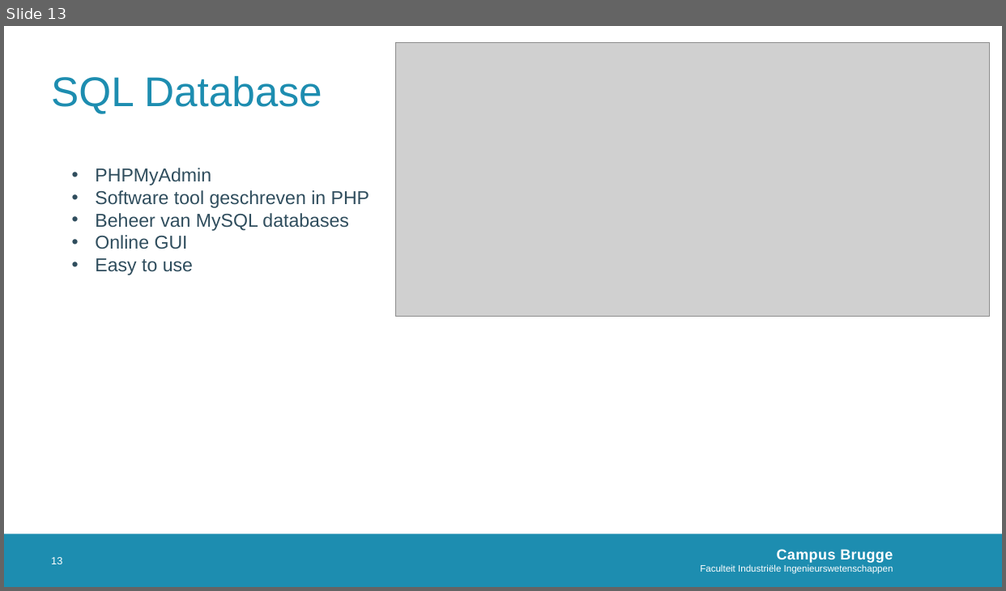
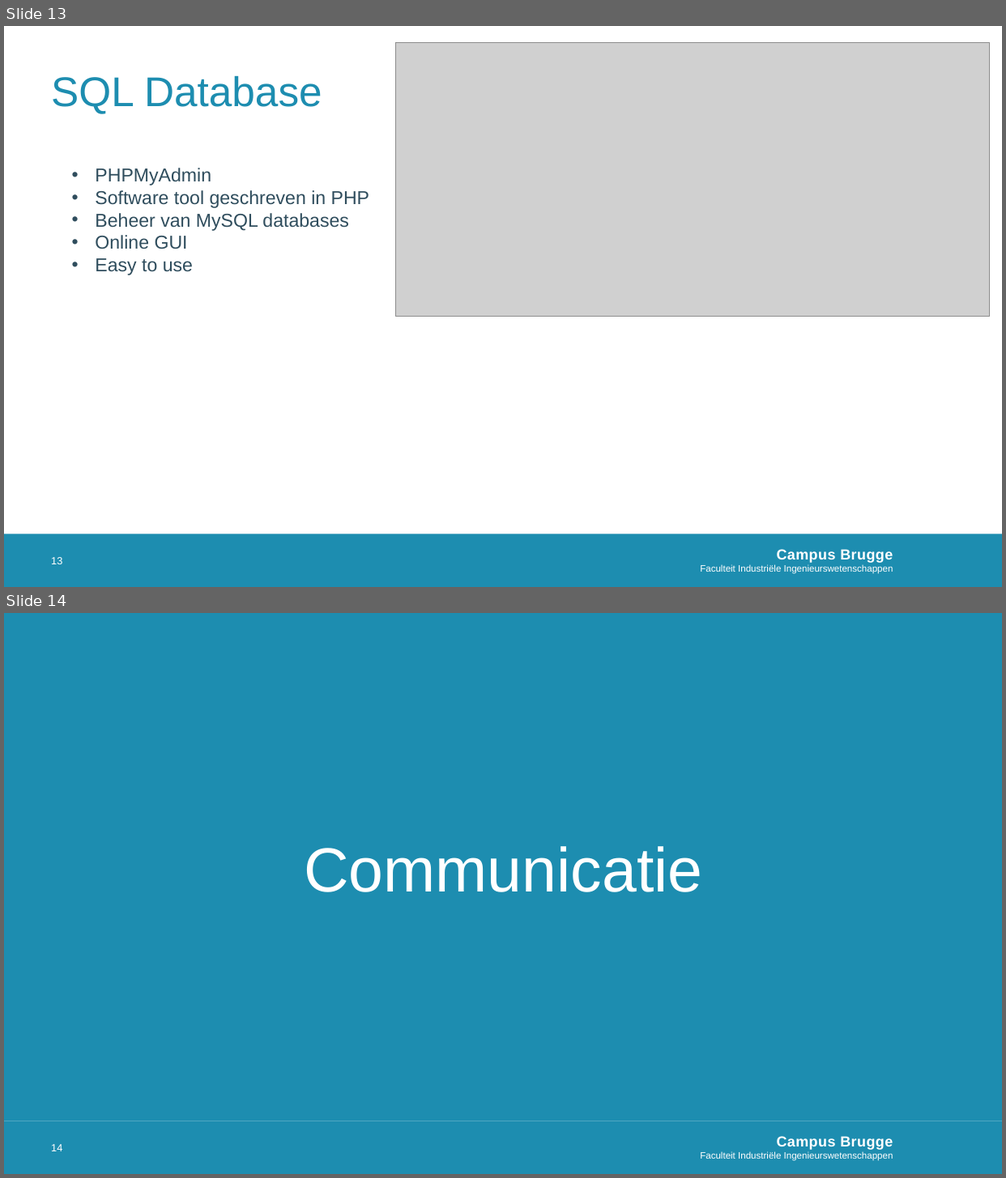
Before and after one commit to MichelDequick/E-ink-Room-Reservation-Display, a slide deck: Documentation/Presentatie.pptx. Shown one above the other, each under a label of ours: slide 13 before the commit, slides 13 and 14 after it. The pictures are 1006x591 and 1006x1178 pixels, drawn with LibreOffice and Linux fonts; fonts in the diff are those of the drawing; grey boxes stand for pictures; background and template pictures are left out. Boxes give left, top, right and bottom in pixels: in the first picture for what was removed or moved away, otherwise in the second. Text is boxed around its words. In the diff, an @@ line names an element or a change of style, - is before the commit and + after.

```diff
--- a/Documentation/Presentatie.pptx
+++ b/Documentation/Presentatie.pptx
@@ slide 14 added at <box>4,613,1002,1174</box>, background #FFFFFF; not listed: 2 template elements that a slide beside it also shows @@
@@ rectangle added at <box>4,613,1002,1122</box>, fill #1D8DB0 @@
@@ title added at <box>304,846,702,892</box>, 60 pt, text #FFFFFF @@
+Communicatie
@@ page number added at <box>51,1144,62,1152</box>, 10 pt, text #FFFFFF @@
+14
```
Also in this commit, not shown: 2 other slides added.
